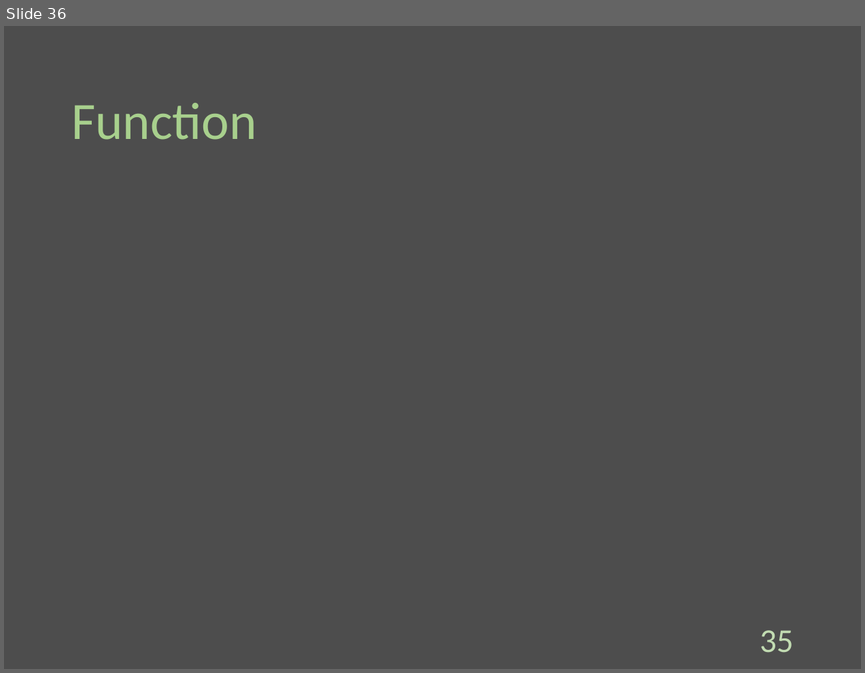
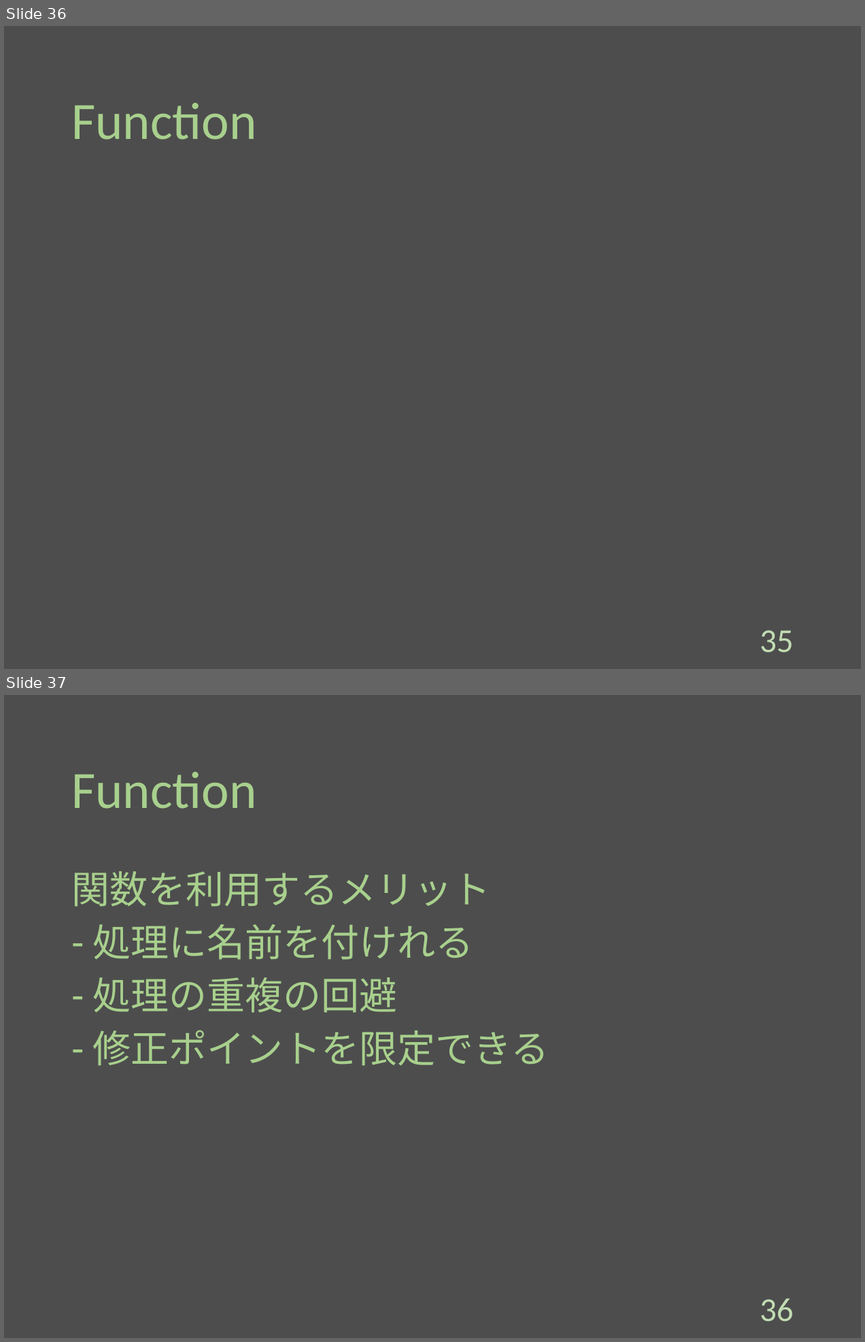
Before and after one commit to Melbeck777/program_seminar, a slide deck: ProgramSlide.pptx. Shown one above the other, each under a label of ours: slide 36 before the commit, slides 36 and 37 after it. The pictures are 865x673 and 865x1342 pixels, drawn with LibreOffice and Linux fonts; fonts in the diff are those of the drawing; grey boxes stand for pictures. Boxes give left, top, right and bottom in pixels: in the first picture for what was removed or moved away, otherwise in the second. Text is boxed around its words. In the diff, an @@ line names an element or a change of style, - is before the commit and + after.

Commit message:
[add]:Wrote explanation of 'Function'.

```diff
--- a/ProgramSlide.pptx
+++ b/ProgramSlide.pptx
@@ slide 37 added at (x1=4, y1=695, x2=861, y2=1338), background #4D4D4D @@
@@ title added at (x1=71, y1=772, x2=257, y2=809), 44 pt, text #A8D08D @@
+Function
@@ text added at (x1=71, y1=871, x2=549, y2=1066), 32 pt, text #A8D08D @@
+関数を利用するメリット
+– 処理に名前を付けれる
+– 処理の重複の回避
+– 修正ポイントを限定できる
@@ page number added at (x1=759, y1=1298, x2=793, y2=1321), 28 pt, text #C3DDB3 @@
+36
```
Also in this commit, not shown: 3 other slides added.
